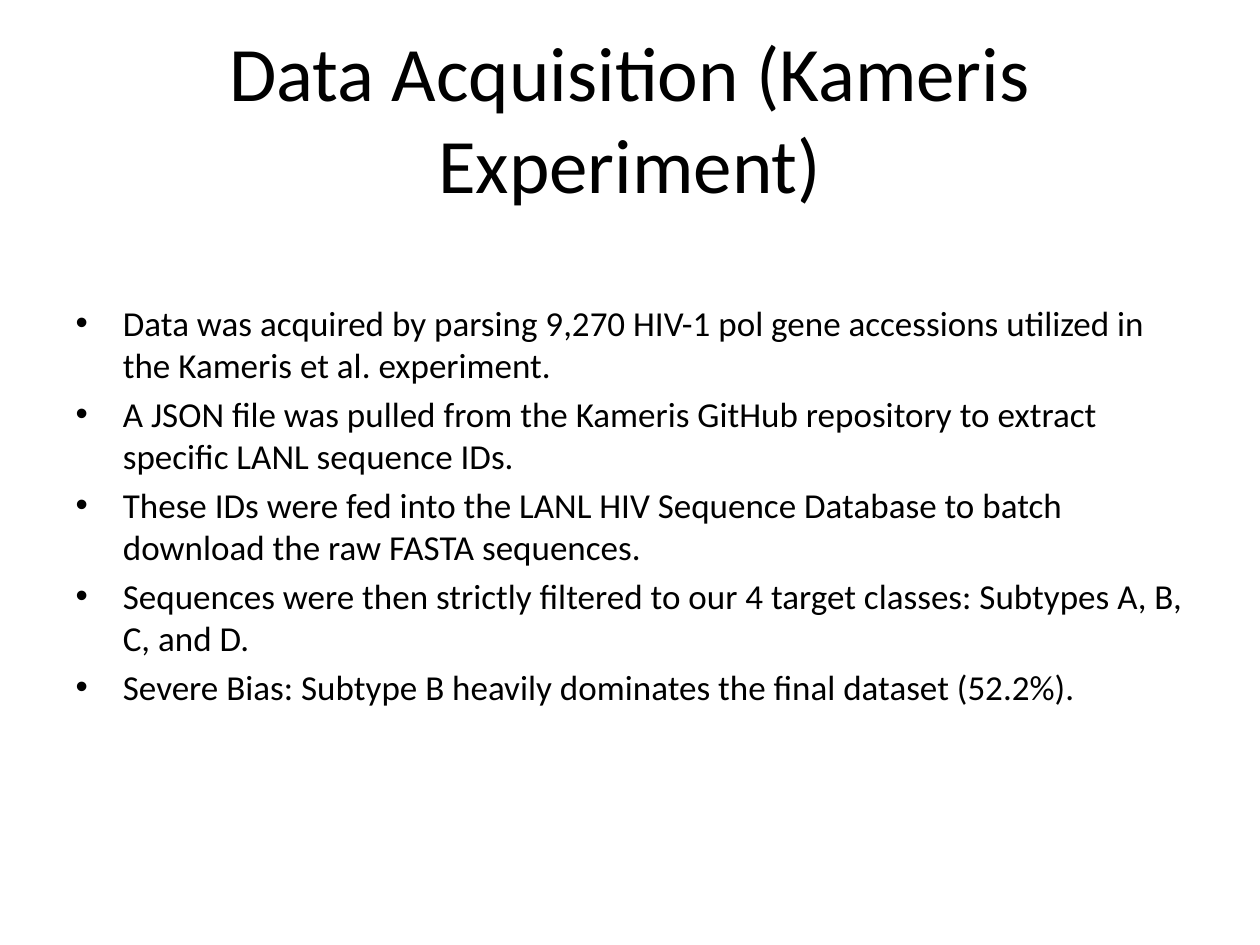
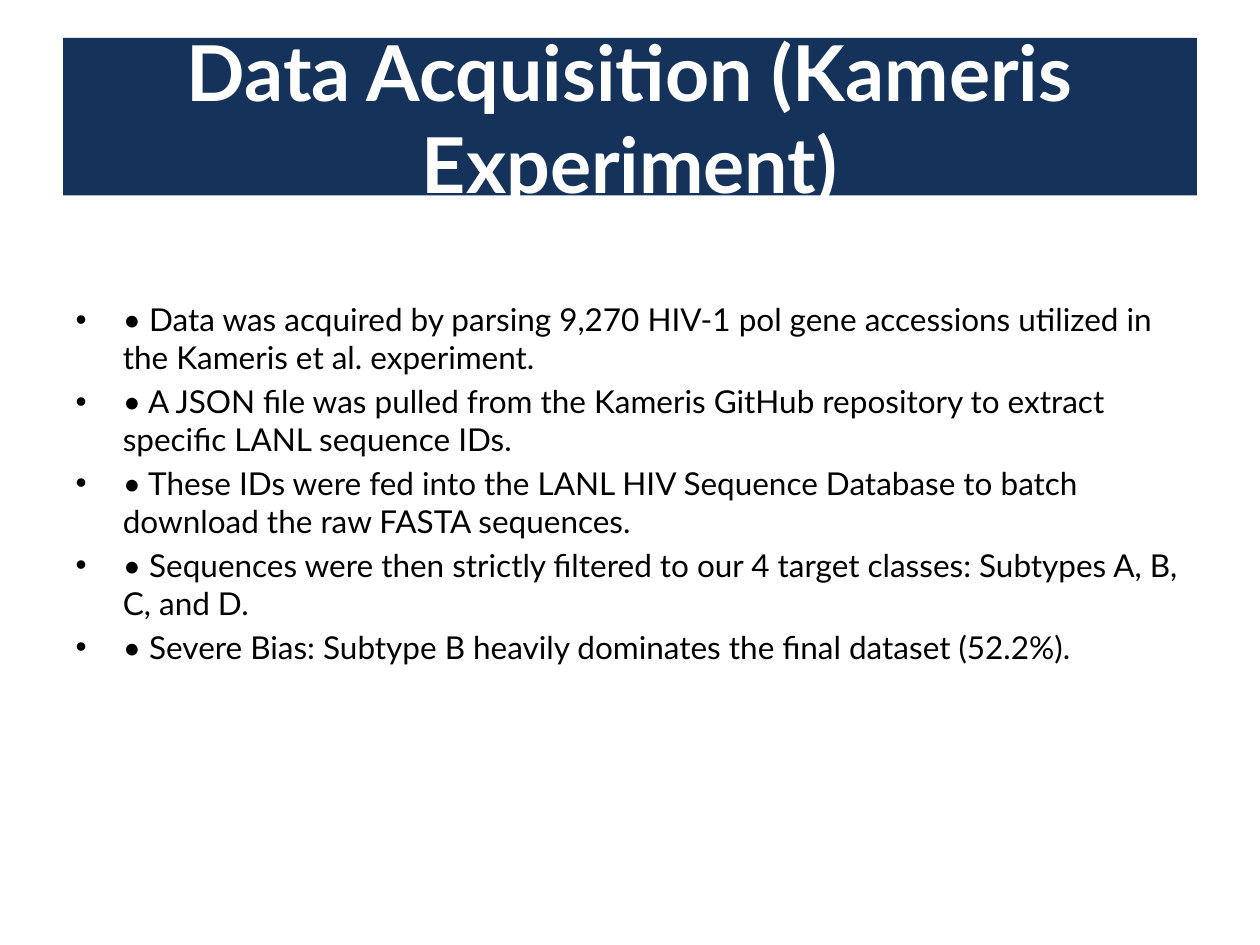
Before and after one commit to JNagawa/HIV_subtype_classifier_DeepLearning, a slide deck: slide 3 of reports/presentation.pptx. Drawn at 1260x945 pixels with LibreOffice and Linux fonts; fonts in the diff are those of the drawing. Boxes give left, top, right and bottom in pixels: in the first picture for what was removed or moved away, otherwise in the second. Text is boxed around its words. In the diff, an @@ line names an element or a change of style, - is before the commit and + after.

Commit message:
Apply premium dark blue styling, bold headers, and clean font sizing across the presentation

```diff
--- a/reports/presentation.pptx
+++ b/reports/presentation.pptx
@@ title "Data Acquisition (Kameris Experiment)": place and size @@
-title "Data Acquisition (Kameris Experiment)" at [229,45,1029,206]
+title "Data Acquisition (Kameris Experiment)" at [63,38,1197,195]
@@ title "Data Acquisition (Kameris Experiment)" at [63,38,1197,195]: font Calibri to Lato, text colour #000000 to #FFFFFF, bold on; fill none to #14325A @@
@@ text at [123,307,1177,665]: text changed; size 20 to 18 pt; font Calibri to Lato @@
-• Data was acquired by parsing 9,270 HIV-1 pol gene accessions utilized in the Kameris et al. experiment.
-• A JSON file was pulled from the Kameris GitHub repository to extract specific LANL sequence IDs.
-• These IDs were fed into the LANL HIV Sequence Database to batch download the raw FASTA sequences.
-• Sequences were then strictly filtered to our 4 target classes: Subtypes A, B, C, and D.
-• Severe Bias: Subtype B heavily dominates the final dataset (52.2%).
+• • Data was acquired by parsing 9,270 HIV-1 pol gene accessions utilized in the Kameris et al. experiment.
+• • A JSON file was pulled from the Kameris GitHub repository to extract specific LANL sequence IDs.
+• • These IDs were fed into the LANL HIV Sequence Database to batch download the raw FASTA sequences.
+• • Sequences were then strictly filtered to our 4 target classes: Subtypes A, B, C, and D.
+• • Severe Bias: Subtype B heavily dominates the final dataset (52.2%).
```
Also in this commit, not shown: 14 other slides changed, 1 other file.
